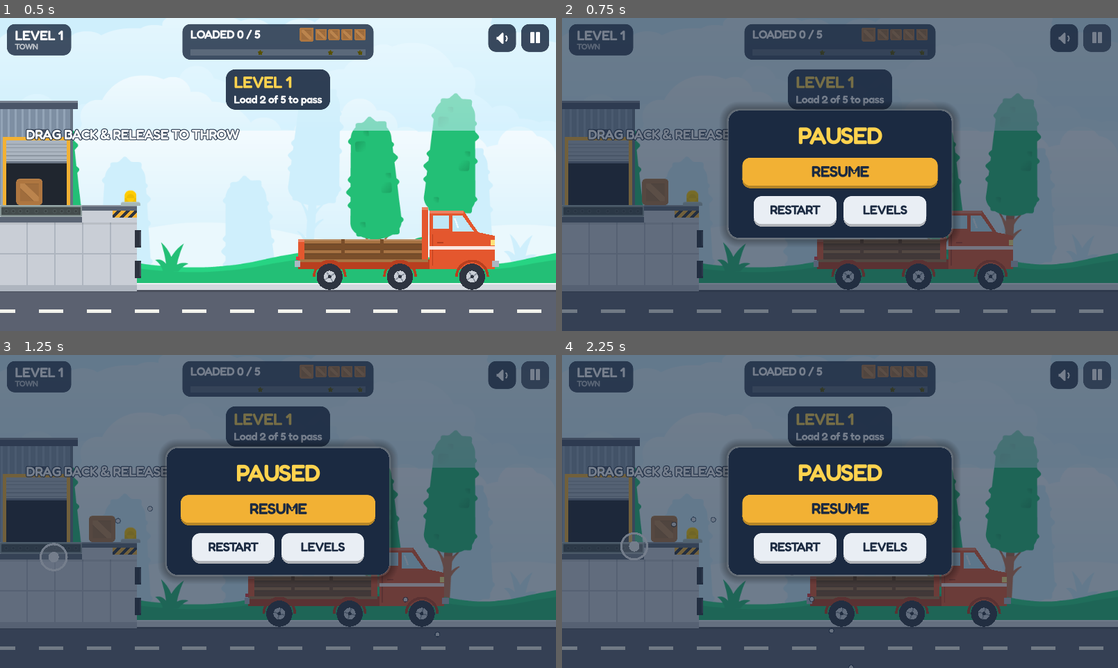
Above: before the commit, frames 1-4 (two rows, left to right).
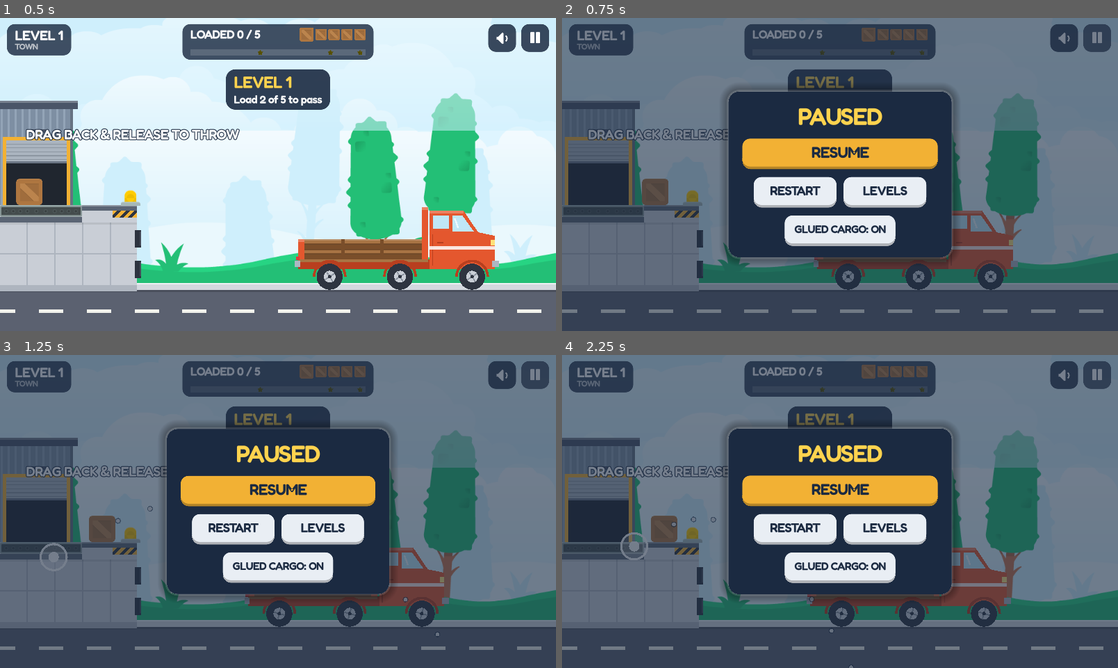
Above: after the commit, the same moments.

Repository: shaharFranses/flick-freight
Game: Godot game, scene res://scenes/main.tscn
Two runs of this game, one before a commit and one after it. Both use one fixed random seed, a clock stepped at 60 frames per second and the inputs below.
Inputs (mouse positions are in pixels of both pictures, inside the frame that each line leads up to):
- Up to frame 1 (0.5 s): no input
- Up to frame 2 (0.75 s): click (1095, 36) at 0.5 s
- Up to frame 3 (1.25 s): no input
- Up to frame 4 (2.25 s): click "RESTART" at 1.25 s; click (1095, 373) at 2 s

Frame 1 is identical in both runs. In frame 2, 13% of the frame differs, in the area x 29-71%, y 21-78%; in frame 3, 12%; in frame 4, 13%.

Commit message:
Cargo mode toggle: glued (default) or unglued
Game.glue_loads replaces the GLUE_LOADS constant. Glued is the default; switch
from the pause menu (restarts the level) or with ?glue=0 / ?glue=1 in the URL
(--glue=0 for the bot). The choice is saved. Baselines are back to the glued
ones; CI also plays all levels in unglued mode.

Co-Authored-By: Claude Opus 5.5 <noreply@anthropic.com>
Claude-Session: https://claude.ai/code/session_01FBTEVX47moJjHexMP4xqEv

Diff:
--- a/scripts/game.gd
+++ b/scripts/game.gd
@@ -20,9 +20,10 @@
 const GRAVITY := 1200.0
 const TILE := 63.0  # Kenney 70px tiles at 0.9
 const NEXT_DELAY := 0.65
-## Experimental: false = delivered cargo is not glued to the truck. Stacks can shift or
-## topple, and cargo that falls out of the truck stops counting.
-const GLUE_LOADS := false
+## Cargo mode. true (default) = delivered cargo is glued to the truck. false = it stays
+## physical: stacks can shift or topple, and cargo that falls out stops counting.
+## Set from the pause menu or ?glue=0 / ?glue=1 (saved), see Main.
+static var glue_loads := true
 const FALL_OUT_TIME := 0.25  # s outside the bed before a delivered cargo counts as fallen out
 const END_SETTLE := 1.2  # s to let stacks settle before the level is scored
 
@@ -520,7 +521,7 @@
 	var t = Truck.new()
 	t.setup(cfg, level_index + truck_count, cfg.get("wall", 52))
 	t.height_limit = level.get("height_limit", 0.0)
-	t.glue = GLUE_LOADS
+	t.glue = glue_loads
 	t.position = Vector2(1560, ROAD_Y - Truck.FLOOR_T - 18 - Truck.WHEEL_R)
 	if slot > 0:
 		t.z_index = -slot  # far trucks behind near ones while driving in
@@ -800,7 +801,7 @@
 		ended = true
 		aiming = false
 		aim.queue_redraw()
-		if not GLUE_LOADS:
+		if not glue_loads:
 			# let the stacks settle (things can still fall out), then strap it all down and score
 			get_tree().create_timer(END_SETTLE, false).timeout.connect(func():
 				for t in live_trucks():
@@ -821,7 +822,7 @@
 
 ## Unglued loads: anything that has left the bed for a moment (or hit the road) has fallen out.
 func _physics_process(delta: float):
-	if GLUE_LOADS:
+	if glue_loads:
 		return
 	for t in live_trucks():
 		if t.state != "parked":
--- a/scripts/main.gd
+++ b/scripts/main.gd
@@ -26,10 +26,22 @@
 		else:
 			_show_pause())
 	var q = _query()
+	Game.glue_loads = SaveData.get_flag("glue_loads", true)
+	if q.has("glue"):
+		set_glue(q.glue != "0")
+	screens.toggle_glue.connect(func():
+		set_glue(not Game.glue_loads)
+		start_level(level_index))
 	var start = SaveData.first_unbeaten()
 	if q.has("level"):
 		start = clampi(int(q.level) - 1, 0, Levels.count() - 1)
 	start_level(start)
+
+
+## Glued (default) or unglued cargo; remembered between sessions.
+func set_glue(on: bool):
+	Game.glue_loads = on
+	SaveData.set_flag("glue_loads", on)
 
 
 func _query() -> Dictionary:
--- a/scripts/screens.gd
+++ b/scripts/screens.gd
@@ -8,6 +8,7 @@
 signal open_levels
 signal play_level(index: int)
 signal close_levels
+signal toggle_glue
 
 const NAVY = Color("#1B2A41")
 const GOLD = Color("#FFD34E")
@@ -116,6 +117,10 @@
 	v.add_child(_row([
 		_button("RESTART", func(): restart.emit(), "SecondaryButton"),
 		_button("LEVELS", func(): open_levels.emit(), "SecondaryButton")]))
+	# cargo mode: glued boxes stay put; unglued stacks can topple (restarts the level)
+	var mode = _button("GLUED CARGO: %s" % ("ON" if Game.glue_loads else "OFF"), func(): toggle_glue.emit(), "SecondaryButton")
+	mode.add_theme_font_size_override("font_size", 24)
+	v.add_child(_row([mode]))
 
 
 # ------------------------------------------------------------------ results
--- a/scripts/truck.gd
+++ b/scripts/truck.gd
@@ -37,7 +37,7 @@
 var ferry: Dictionary = {}  # M10: {amp_y, amp_rot (deg), period}; empty = on the road
 var icy := false  # M11: icy bed, everything slides
 var height_limit := 0.0  # M14: bridge line above the bed (0 = none)
-var glue := true  # false: delivered cargo stays physical (see Game.GLUE_LOADS)
+var glue := true  # false: delivered cargo stays physical (see Game.glue_loads)
 
 var _t := 0.0
 var _anim_t := 0.0
--- a/tools/baseline_v2_e0.json
+++ b/tools/baseline_v2_e0.json
@@ -3,20 +3,20 @@
   "levels": [
     {
       "broken": 0,
-      "delivered": 5,
+      "delivered": 4,
       "level": 1,
-      "missed": 0,
+      "missed": 1,
       "pass": true,
-      "stars": 3,
+      "stars": 2,
       "total": 5
     },
     {
       "broken": 0,
-      "delivered": 6,
+      "delivered": 5,
       "level": 2,
-      "missed": 0,
+      "missed": 1,
       "pass": true,
-      "stars": 3,
+      "stars": 2,
       "total": 6
     },
     {
@@ -30,29 +30,29 @@
     },
     {
       "broken": 0,
-      "delivered": 7,
+      "delivered": 6,
       "level": 4,
-      "missed": 0,
+      "missed": 1,
       "pass": true,
-      "stars": 3,
+      "stars": 2,
       "total": 7
     },
     {
       "broken": 0,
-      "delivered": 7,
+      "delivered": 6,
       "level": 5,
-      "missed": 1,
+      "missed": 2,
       "pass": true,
       "stars": 2,
       "total": 8
     },
     {
       "broken": 0,
-      "delivered": 7,
+      "delivered": 6,
       "level": 6,
-      "missed": 0,
+      "missed": 1,
       "pass": true,
-      "stars": 3,
+      "stars": 2,
       "total": 7
     },
     {
@@ -65,8 +65,8 @@
       "total": 7
     },
     {
-      "broken": 2,
-      "delivered": 5,
+      "broken": 1,
+      "delivered": 6,
       "level": 8,
       "missed": 0,
       "pass": true,
@@ -75,9 +75,9 @@
     },
     {
       "broken": 1,
-      "delivered": 6,
+      "delivered": 7,
       "level": 9,
-      "missed": 1,
+      "missed": 0,
       "pass": true,
       "stars": 2,
       "total": 8
@@ -93,47 +93,47 @@
     },
     {
       "broken": 0,
+      "delivered": 8,
+      "level": 11,
+      "missed": 0,
+      "pass": true,
+      "stars": 3,
+      "total": 8
+    },
+    {
+      "broken": 0,
       "delivered": 7,
-      "level": 11,
+      "level": 12,
       "missed": 1,
       "pass": true,
       "stars": 2,
       "total": 8
     },
     {
-      "broken": 0,
-      "delivered": 6,
-      "level": 12,
-      "missed": 2,
+      "broken": 1,
+      "delivered": 7,
+      "level": 13,
+      "missed": 0,
       "pass": true,
       "stars": 2,
       "total": 8
     },
     {
-      "broken": 0,
-      "delivered": 8,
-      "level": 13,
-      "missed": 0,
-      "pass": true,
-      "stars": 3,
-      "total": 8
-    },
-    {
-      "broken": 1,
+      "broken": 2,
       "delivered": 6,
       "level": 14,
-      "missed": 2,
+      "missed": 1,
       "pass": true,
       "stars": 1,
       "total": 9
     },
     {
       "broken": 0,
-      "delivered": 8,
+      "delivered": 7,
       "level": 15,
-      "missed": 2,
+      "missed": 3,
       "pass": true,
-      "stars": 2,
+      "stars": 1,
       "total": 10
     }
   ],
--- a/tools/baseline_v2_e05.json
+++ b/tools/baseline_v2_e05.json
@@ -30,11 +30,11 @@
     },
     {
       "broken": 0,
-      "delivered": 7,
+      "delivered": 5,
       "level": 4,
-      "missed": 0,
+      "missed": 2,
       "pass": true,
-      "stars": 3,
+      "stars": 2,
       "total": 7
     },
     {
@@ -48,27 +48,27 @@
     },
     {
       "broken": 0,
+      "delivered": 7,
+      "level": 6,
+      "missed": 0,
+      "pass": true,
+      "stars": 3,
+      "total": 7
+    },
+    {
+      "broken": 0,
       "delivered": 6,
-      "level": 6,
+      "level": 7,
       "missed": 1,
       "pass": true,
       "stars": 2,
       "total": 7
     },
     {
-      "broken": 0,
-      "delivered": 5,
-      "level": 7,
-      "missed": 2,
-      "pass": true,
-      "stars": 2,
-      "total": 7
-    },
-    {
-      "broken": 2,
+      "broken": 1,
       "delivered": 5,
       "level": 8,
-      "missed": 0,
+      "missed": 1,
       "pass": true,
       "stars": 2,
       "total": 7
@@ -84,20 +84,20 @@
     },
     {
       "broken": 0,
-      "delivered": 6,
+      "delivered": 7,
       "level": 10,
-      "missed": 3,
+      "missed": 2,
       "pass": true,
-      "stars": 1,
+      "stars": 2,
       "total": 9
     },
     {
       "broken": 0,
-      "delivered": 8,
+      "delivered": 7,
       "level": 11,
-      "missed": 0,
+      "missed": 1,
       "pass": true,
-      "stars": 3,
+      "stars": 2,
       "total": 8
     },
     {
@@ -120,20 +120,20 @@
     },
     {
       "broken": 1,
-      "delivered": 6,
+      "delivered": 4,
       "level": 14,
-      "missed": 2,
+      "missed": 4,
       "pass": true,
       "stars": 1,
       "total": 9
     },
     {
       "broken": 1,
-      "delivered": 7,
+      "delivered": 9,
       "level": 15,
-      "missed": 2,
+      "missed": 0,
       "pass": true,
-      "stars": 1,
+      "stars": 2,
       "total": 10
     }
   ],
Not shown, changed: .github/workflows/bot.yml
Not shown, changed: README.md
